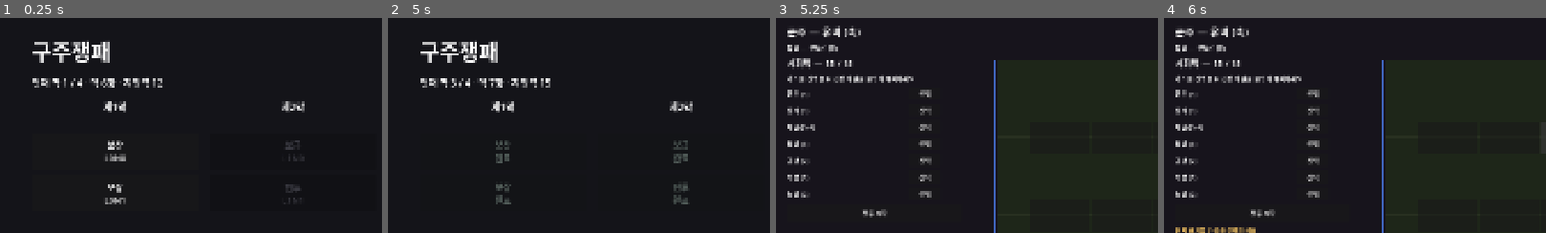
Above: before the commit, frames 1-4 (left to right).
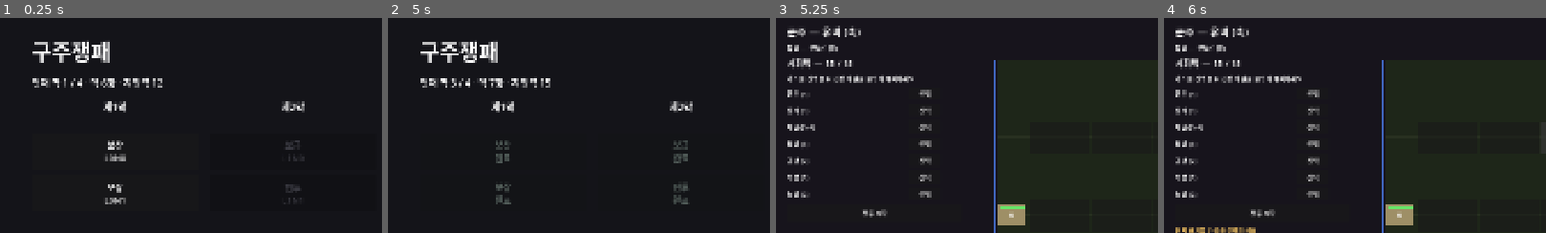
Above: after the commit, the same moments.

Repository: sgeniusk/guju-jaengpae
Game: Godot game, scene res://scenes/screens/run_map.tscn
The game is run twice, just before and just after one commit, with the same random seed, the same clock (stepped at 60 frames per second) and the same inputs.
Inputs (mouse positions are % of the whole screen's width and height, from its top left):
- Up to frame 1 (0.25 s): no input
- Up to frame 2 (5 s): click "보상 L0N0" at 0.5 s; click "보상 L0N1" at 1.25 s; click "노병 (2) — crossbow/ranged" at 2 s; click "보급 L1N0" at 2.75 s; click "전투 L1N1" at 3.5 s; click "보급 받기" at 4.25 s
- Up to frame 3 (5.25 s): click "전투 L2N0" at 5 s
- Up to frame 4 (6 s): click (53, 29) at 5.77 s
The pictures show only the part of the screen within x 0-50%, y 1-51%; the shares and areas given below are measured in that part.

Frames 1-2 are identical in both runs. In frame 3, 0.7% of the frame differs, in the area x 58-66%, y 86-97%; in frame 4, 0.7%.

Commit message:
feat: 성(城) 방어 목표 (feat-014)
오픈필드에 성 추가 — 맨 안쪽 고정, 정적(이동·공격 0), HP 1200. 승패 전환: 적 군세 전멸=승, 성 파괴=패. 유닛 전멸은 즉시 패배 아님(성 살아있으면 ONGOING). 적은 다른 표적 없을 때 성을 친다. BattleSim.add_castle + 성 기준 _update_result, battle.gd 성 자동 배치·HP바. 핵심 루프 정본화(docs/design-loop.md).

검증 — test_castle 27단언(정적·성파괴=패·적전멸=승·유닛전멸≠패), ./init.sh 383단언 green(성방어 승 28.7s·성노출 패 29.0s). 편집장 독립 재검증 + 스코프 클린(전투 외 무수정).

Co-Authored-By: Claude Opus 4.8 (1M context) <noreply@anthropic.com>

Diff:
--- a/feature_list.json
+++ b/feature_list.json
@@ -121,18 +121,27 @@
     },
     {
       "id": "feat-014",
-      "name": "군주 대 군주 + King HP",
-      "description": "전투 프레이밍을 King vs King으로 — 양쪽 군주 유닛 + HP바, 적 왕 격파 승리. 적 = 다른 세력 군세. 九州 8세력 = 적 왕들. (feat-013 위, 스펙 후속.)",
+      "name": "성(城) 방어 목표",
+      "description": "오픈필드에 성 추가 — 맨 안쪽 고정 1칸(10칸 개념). 적 군세 전멸=승, 성 파괴=패(유닛 전멸 아님). 적은 군세만(비대칭 방어). BattleSim 성 + 승패 전환, battle.gd 성 시각화. 스펙 docs/specs/feat-014.md. 설계 docs/design-loop.md.",
       "dependencies": ["feat-013"],
+      "status": "done",
+      "owner": "Codex",
+      "evidence": "BattleSim 성(add_castle, castle) + 성 기준 승패, battle.gd 성 자동 시각화, test_castle 27단언, sim_smoke 성 반영. ./init.sh 전체 green(383단언, run_map/battle 부팅 OK)."
+    },
+    {
+      "id": "feat-015",
+      "name": "골드 경제 + 상점",
+      "description": "전투 중 골드 획득 → 다음 턴 골드로 상점에서 카드 구매. 첫 턴 성+유닛 배치(2장 규모). 현 '3장 중 1장 공짜 보상'을 골드 상점으로 교체. RunState 골드, 상점 화면.",
+      "dependencies": ["feat-014"],
       "status": "not-started",
       "owner": "Codex",
       "evidence": ""
     },
     {
-      "id": "feat-015",
+      "id": "feat-016",
       "name": "건물 카드 + 오라",
-      "description": "card_type building — 타일에 건물 배치(궁전·소환·오라). 예: 주변 유닛 공격력 주기적 +10%. NK 핵심 요소. (feat-013 위, 스펙 후속.)",
-      "dependencies": ["feat-013"],
+      "description": "card_type building — 타일에 건물 배치(궁전·소환·오라). 예: 주변 유닛 공격력 주기적 +10%. NK 핵심 요소.",
+      "dependencies": ["feat-014"],
       "status": "not-started",
       "owner": "Codex",
       "evidence": ""
--- a/scripts/battle/battle.gd
+++ b/scripts/battle/battle.gd
@@ -41,6 +41,7 @@
 	_max_points = RunManager.get_command_points()
 	_points = _max_points
 	_build_field()
+	_ensure_castle()
 	_build_panel()
 	if _lord == null:
 		_hint_label.text = "오류 — 군주(%s)를 불러오지 못했습니다." % LORD_ID
@@ -215,6 +216,7 @@
 func _on_start_pressed() -> void:
 	if _phase != Phase.DEPLOY:
 		return
+	_ensure_castle()
 	if _sim.player_units.is_empty():
 		_hint_label.text = "최소 한 유닛을 배치해야 합니다."
 		return
@@ -230,7 +232,10 @@
 	root.size = Vector2(UNIT_W, UNIT_H)
 	root.mouse_filter = Control.MOUSE_FILTER_IGNORE
 	var body := ColorRect.new()
-	body.color = Color(0.32, 0.52, 0.9) if u.team == BattleUnit.Team.PLAYER else Color(0.85, 0.32, 0.32)
+	if u.is_castle:
+		body.color = Color(0.62, 0.56, 0.40)
+	else:
+		body.color = Color(0.32, 0.52, 0.9) if u.team == BattleUnit.Team.PLAYER else Color(0.85, 0.32, 0.32)
 	body.size = Vector2(UNIT_W, UNIT_H)
 	body.position = Vector2.ZERO
 	root.add_child(body)
@@ -299,6 +304,11 @@
 	units.append_array(_sim.enemy_units)
 	return units
 
+func _ensure_castle() -> void:
+	var castle := _sim.add_castle()
+	if not _vis.has(castle):
+		_spawn_visual(castle)
+
 func _map_px(px: float) -> float:
 	var t := clampf(px / BattleSim.FIELD_W, 0.0, 1.0)
 	return FIELD_LEFT + t * (FIELD_RIGHT - FIELD_LEFT)
--- a/scripts/battle/battle_sim.gd
+++ b/scripts/battle/battle_sim.gd
@@ -10,6 +10,8 @@
 const FIELD_W := 1000.0
 const FIELD_H := 600.0
 const LANE_LENGTH := FIELD_W
+const CASTLE_X := 40.0
+const CASTLE_HP := 1200
 const ROW_X := [360.0, 240.0, 120.0]
 const COL_Y := [150.0, 300.0, 450.0]
 const MELEE_REACH := 36.0
@@ -24,6 +26,7 @@
 var result: int = Result.ONGOING
 var elapsed: float = 0.0
 var last_skill_casts: Array = []
+var castle: BattleUnit = null
 
 static func depth_for_row(row: int) -> float:
 	return start_x_for_row(row)
@@ -37,9 +40,25 @@
 static func position_for_tile(col: int, row: int) -> Vector2:
 	return Vector2(start_x_for_row(row), start_y_for_col(col))
 
+static func castle_position() -> Vector2:
+	return Vector2(CASTLE_X, FIELD_H * 0.5)
+
+func add_castle(hp: int = CASTLE_HP, display_name: String = "성") -> BattleUnit:
+	if castle != null and castle.is_alive():
+		return castle
+	var p := castle_position()
+	var u := BattleUnit.make_castle(p.x, p.y, hp, display_name)
+	add_unit(u)
+	return u
+
 func add_unit(u: BattleUnit) -> void:
 	if u == null:
 		return
+	if u.is_castle:
+		if castle != null and castle != u:
+			player_units.erase(castle)
+		u.team = BattleUnit.Team.PLAYER
+		castle = u
 	u.set_position(clampf(u.px, 0.0, FIELD_W), clampf(u.py, 0.0, FIELD_H))
 	if _SkillSystem.has_skill(u.skill_id):
 		u.skill_cooldown = _SkillSystem.cooldown_for(u.skill_id)
@@ -70,6 +89,8 @@
 	# player + enemy를 한 번에 순회(안정적 순서 → 결정적)
 	for u in player_units + enemy_units:
 		if not u.is_alive():
+			continue
+		if u.is_castle:
 			continue
 		_process_skill(u, delta)
 		if u.cooldown > 0.0:
@@ -154,6 +175,16 @@
 	enemy_units = enemy_units.filter(func(u: BattleUnit) -> bool: return u.is_alive())
 
 func _update_result() -> void:
+	if castle != null:
+		if not castle.is_alive():
+			result = Result.PLAYER_LOSE
+			return
+		if enemy_units.is_empty():
+			if not pending_waves.is_empty():
+				_spawn_next_wave()
+				return
+			result = Result.PLAYER_WIN
+		return
 	# 패배 — 아군 군세 전멸
 	if player_units.is_empty():
 		result = Result.PLAYER_LOSE
--- a/scripts/battle/battle_unit.gd
+++ b/scripts/battle/battle_unit.gd
@@ -25,8 +25,9 @@
 var skill_id: StringName = &""
 var skill_cooldown: float = 0.0
 var statuses: Array = []
+var is_castle: bool = false
 
-static func make(p_team: int, p_lane: int, p_x: float, p_nam …(175 unchanged characters)… ry", p_row: int = -1, p_py: float = -1.0) -> BattleUnit:
+static func make(p_team: int, p_lane: int, p_x: float, p_nam …(175 unchanged characters)… ry", p_row: int = -1, p_py: float = -1.0, p_is_castle: bool = false) -> BattleUnit:
 	var u := BattleUnit.new()
 	u.team = p_team
 	u.lane = p_lane
@@ -42,10 +43,14 @@
 	u.move_speed = maxf(0.0, p_speed)
 	u.card_id = p_card_id
 	u.skill_id = p_skill_id
+	u.is_castle = p_is_castle
 	return u
 
 static func from_card(card: UnitCardData, p_team: int, p_lane: int, p_x: float, hp_mult: float = 1.0, p_row: int = -1, p_py: float = -1.0) -> BattleUnit:
 	return make(p_team, p_lane, p_x, card.display_name, int(round(card.max_hp * hp_mult)), card.attack, card.attack_interval, card.attack_range, card.move_speed, card.id, card.skill_id, card.troop_type, p_row, p_py)
+
+static func make_castle(p_x: float, p_y: float, p_hp: int = 1200, p_name: String = "성") -> BattleUnit:
+	return make(Team.PLAYER, 1, p_x, p_name, p_hp, 0, 999.0, "melee", 0.0, &"castle_objective", &"", "infantry", -1, p_y, true)
 
 static func _default_y_for_lane(p_lane: int) -> float:
 	return DEFAULT_COL_Y[clampi(p_lane, 0, DEFAULT_COL_Y.size() - 1)]
--- /dev/null
+++ b/test/test_castle.gd
@@ -0,0 +1,129 @@
+# 성 방어 목표의 생성, 표적화, 승패 조건을 검증한다.
+extends TestCase
+
+func test_add_castle_creates_static_inner_objective() -> void:
+	var sim := BattleSim.new()
+	var castle := _add_castle(sim)
+	if castle == null:
+		return
+	not_null(sim.get("castle"), "시뮬레이션이 성 참조를 보유")
+	eq(sim.get("castle"), castle, "반환된 성과 보유 성이 같음")
+	truthy(bool(castle.get("is_castle")), "성 식별 플래그")
+	eq(castle.team, BattleUnit.Team.PLAYER, "성은 플레이어 표적")
+	eq(castle.attack, 0, "성은 공격하지 않음")
+	almost(castle.move_speed, 0.0, 0.001, "성은 이동하지 않음")
+	truthy(castle.px < BattleSim.ROW_X[BattleSim.ROW_COUNT - 1], "성은 배치보다 안쪽에 있음")
+	almost(castle.py, BattleSim.FIELD_H * 0.5, 0.001, "성은 중앙에 고정")
+	var before := castle.position()
+	sim.step(0.5)
+	almost(castle.px, before.x, 0.001, "step 이후 성 x 불변")
+	almost(castle.py, before.y, 0.001, "step 이후 성 y 불변")
+
+func test_enemy_attacks_castle_when_no_other_targets() -> void:
+	var sim := BattleSim.new()
+	var castle := _add_castle(sim, 120)
+	if castle == null:
+		return
+	var enemy := _unit(BattleUnit.Team.ENEMY, 1, castle.px + BattleSim.MELEE_REACH - 2.0, castle.py, "성문 돌격병", 100, 30, 0.1, "melee", 0.0)
+	sim.add_unit(enemy)
+
+	sim.step(0.1)
+
+	eq(castle.hp, 90, "다른 표적이 없으면 적이 성을 공격")
+	eq(sim.result, BattleSim.Result.ONGOING, "성 생존 중에는 진행")
+
+func test_castle_destroyed_decides_loss() -> void:
+	var sim := BattleSim.new()
+	var castle := _add_castle(sim, 40)
+	if castle == null:
+		return
+	var enemy := _unit(BattleUnit.Team.ENEMY, 1, castle.px + BattleSim.MELEE_REACH - 2.0, castle.py, "공성병", 100, 50, 0.1, "melee", 0.0)
+	sim.add_unit(enemy)
+
+	var result := sim.run_to_completion(0.1, 2.0)
+
+	eq(result, BattleSim.Result.PLAYER_LOSE, "성 파괴가 패배 조건")
+	falsy(castle.is_alive(), "패배 시 성 파괴")
+
+func test_enemy_wipe_decides_win_with_castle_alive() -> void:
+	var sim := BattleSim.new()
+	var castle := _add_castle(sim, 1200)
+	if castle == null:
+		return
+	var defender := _unit(BattleUnit.Team.PLAYER, 1, 320.0, 300.0, "수비대", 100, 80, 0.1, "ranged", 0.0)
+	var enemy := _unit(BattleUnit.Team.ENEMY, 1, 450.0, 300.0, "약한 적", 50, 0, 999.0, "melee", 0.0)
+	sim.add_unit(defender)
+	sim.add_unit(enemy)
+
+	var result := sim.run_to_completion(0.1, 2.0)
+
+	eq(result, BattleSim.Result.PLAYER_WIN, "적 군세 전멸이 승리 조건")
+	truthy(castle.is_alive(), "승리 시 성 생존")
+
+func test_player_army_wipe_is_not_loss_while_castle_lives() -> void:
+	var sim := BattleSim.new()
+	var castle := _add_castle(sim, 1200)
+	if castle == null:
+		return
+	var decoy := _unit(BattleUnit.Team.PLAYER, 1, 360.0, 300.0, "전멸할 수비병", 10, 0, 999.0, "melee", 0.0)
+	var enemy := _unit(BattleUnit.Team.ENEMY, 1, 390.0, 300.0, "돌격병", 100, 20, 0.1, "melee", 0.0)
+	sim.add_unit(decoy)
+	sim.add_unit(enemy)
+
+	sim.step(0.1)
+
+	falsy(decoy.is_alive(), "비-성 아군은 전멸")
+	truthy(castle.is_alive(), "성은 생존")
+	eq(sim.result, BattleSim.Result.ONGOING, "성 생존 중 유닛 전멸은 즉시 패배가 아님")
+
+func test_full_deck_with_castle_vs_default_waves_settles() -> void:
+	var cat := CardCatalog.new()
+	cat.load_all()
+	var lord := cat.get_lord(&"lord_liubei")
+	var sim := BattleSim.new()
+	var castle := _add_castle(sim, 1200)
+	if castle == null:
+		return
+	_add_starting_deck(sim, cat, lord)
+	sim.set_waves(WaveFactory.default_waves())
+
+	var result := sim.run_to_completion(0.1, 120.0)
+
+	ne(result, BattleSim.Result.ONGOING, "기본 파도는 승패 중 하나로 결판")
+	truthy((result == BattleSim.Result.PLAYER_WIN and castle.is_alive()) or (result == BattleSim.Result.PLAYER_LOSE and not castle.is_alive()), "결과는 적 전멸 또는 성 파괴와 정합")
+
+func _add_castle(sim: BattleSim, hp: int = 1200) -> BattleUnit:
+	truthy(sim.has_method("add_castle"), "BattleSim.add_castle API")
+	if not sim.has_method("add_castle"):
+		return null
+	var castle = sim.call("add_castle", hp)
+	if castle == null or not (castle is BattleUnit):
+		_add_failure("add_castle은 BattleUnit을 반환해야 함")
+		return null
+	return castle
+
+func _add_starting_deck(sim: BattleSim, cat: CardCatalog, lord: LordData) -> void:
+	var tile := 0
+	for card_id in cat.get_lord_deck(lord):
+		var col := tile % BattleSim.LANE_COUNT
+		var row := int(tile / BattleSim.LANE_COUNT)
+		var start := BattleSim.position_for_tile(col, row)
+		var unit := cat.build_player_unit(card_id, col, start.x, lord)
+		unit.row = row
+		unit.set_position(start.x, start.y)
+		sim.add_unit(unit)
+		tile += 1
+
+func _unit(
+	team: int,
+	lane: int,
+	px: float,
+	py: float,
+	display_name: String,
+	hp: int,
+	attack: int,
+	interval: float,
+	attack_range: String,
+	speed: float
+) -> BattleUnit:
+	return BattleUnit.make(team, lane, px, display_name, hp, attack, interval, attack_range, speed, &"", &"", "infantry", -1, py)
--- a/tools/sim_smoke.gd
+++ b/tools/sim_smoke.gd
@@ -26,6 +26,7 @@
 # 시작 덱 전체(장수3·병종3)를 3×3 시작 진형에 배치하면 기본 파도를 막아낸다(승리).
 func _case_player_wins(cat: CardCatalog, lord: LordData) -> int:
 	var sim := BattleSim.new()
+	var castle := sim.add_castle()
 	var deck := cat.get_lord_deck(lord)
 	var tile := 0
 	for card_id in deck:
@@ -40,16 +41,21 @@
 	sim.set_waves(WaveFactory.default_waves())
 	var res := sim.run_to_completion(0.1, 120.0)
 	if res != BattleSim.Result.PLAYER_WIN:
-		return _fail("승리 시나리오인데 결과=%d (%.1fs, 적잔존=%d)" % [res, sim.elapsed, sim.enemy_units.size()])
-	print("  승리 시나리오 OK (%.1fs, 아군잔존 %d)" % [sim.elapsed, sim.player_units.size()])
+		return _fail("승리 시나리오인데 결과=%d (%.1fs, 적잔존=%d, 성HP=%d)" % [res, sim.elapsed, sim.enemy_units.size(), castle.hp])
+	if not castle.is_alive():
+		return _fail("승리 시나리오에서 성이 파괴됨")
+	print("  승리 시나리오 OK (%.1fs, 성HP %d, 아군잔존 %d)" % [sim.elapsed, castle.hp, sim.player_units.size()])
 	return 0
 
-# 아무도 배치하지 않으면 아군 군세 전멸 상태로 패배한다.
+# 아무도 배치하지 않으면 성이 노출되어 파괴되고 패배한다.
 func _case_player_loses(_cat: CardCatalog, _lord: LordData) -> int:
 	var sim := BattleSim.new()
+	var castle := sim.add_castle(300)
 	sim.set_waves([WaveFactory.wave_one()])
 	var res := sim.run_to_completion(0.1, 120.0)
 	if res != BattleSim.Result.PLAYER_LOSE:
-		return _fail("패배 시나리오인데 결과=%d" % res)
-	print("  패배 시나리오 OK (%.1fs)" % sim.elapsed)
+		return _fail("패배 시나리오인데 결과=%d (성HP=%d)" % [res, castle.hp])
+	if castle.is_alive():
+		return _fail("패배 시나리오에서 성이 살아있음 (성HP=%d)" % castle.hp)
+	print("  패배 시나리오 OK (%.1fs, 성 파괴)" % sim.elapsed)
 	return 0
Not shown, added: test/test_castle.gd.uid
Not shown, changed: CHANGELOG.md
Not shown, added: docs/design-loop.md
Not shown, added: docs/specs/feat-014.md
Not shown, changed: progress.md
Not shown, changed: session-handoff.md
